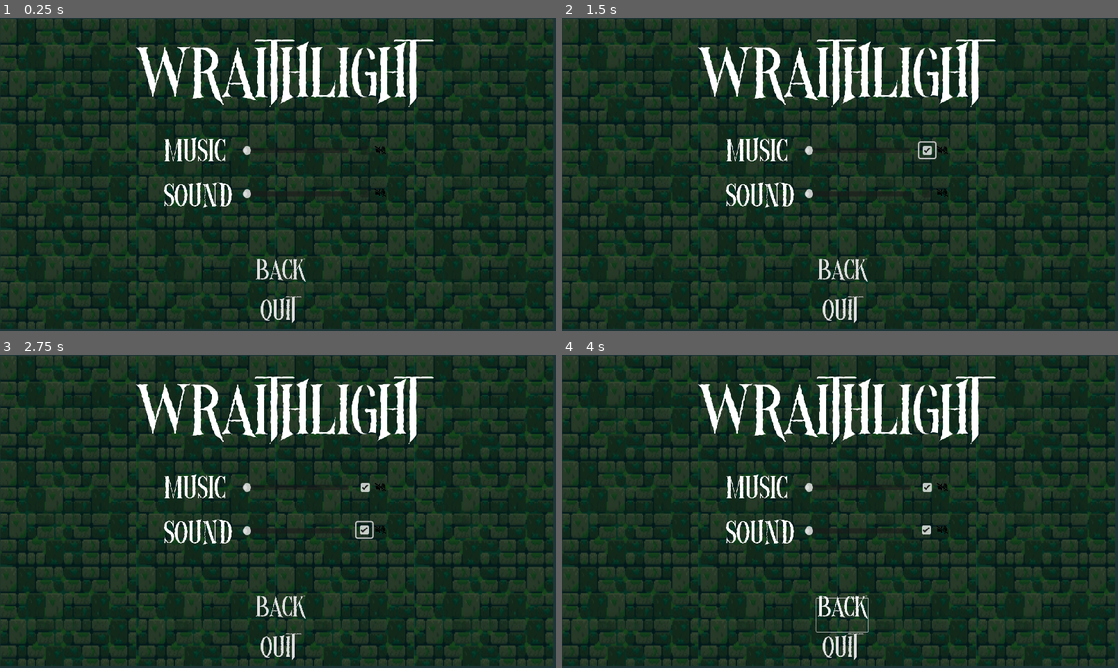
Above: before the commit, frames 1-4 (two rows, left to right).
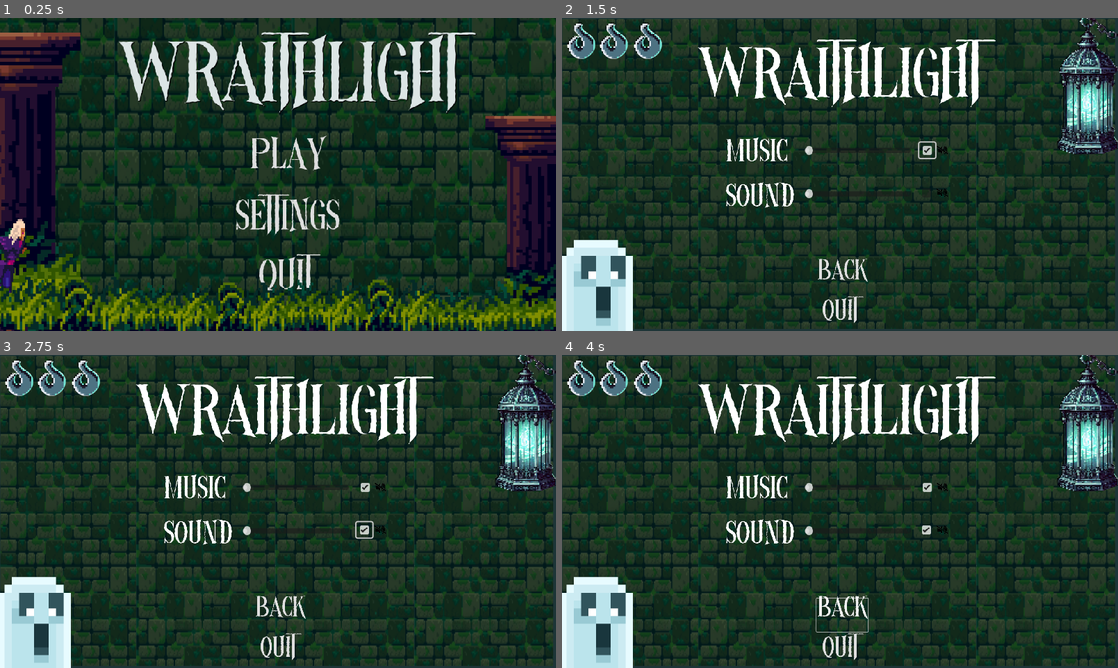
Above: after the commit, the same moments.

Repository: jnbaum/wraithlight
Game: Godot game, scene res://Levels/control.tscn
Same seed, same stepped clock (60 frames per second), same inputs: the game is played once before the commit and once after it. Before the commit the project starts from res://settings.tscn.
Inputs (mouse positions are in pixels of both pictures, inside the frame that each line leads up to):
- Up to frame 1 (0.25 s): no input
- Up to frame 2 (1.5 s): click (851, 227) at 0.5 s, where only the run after the commit has a clickable "Settings"; click (928, 149) at 1.25 s
- Up to frame 3 (2.75 s): click (366, 530) at 2 s
- Up to frame 4 (4 s): click "Back" at 2.75 s; hold D (move_right) from 3.53 s (still down)

The runs differ from the first frame. In frame 1, 52% of the frame differs, in the area x 0-100%, y 0-100%; in frame 2, 7.6%; in frame 3, 7.6%; in frame 4, 7.6%.

Commit message:
Added more assets, more work finished on pause menu. Set openign scene.

Diff:
--- a/Levels/control.tscn
+++ b/Levels/control.tscn
@@ -67,6 +67,21 @@
 "name": &"default",
 "speed": 10.0
 }]
+
+[sub_resource type="Animation" id="Animation_ouefj"]
+length = 0.001
+tracks/0/type = "value"
+tracks/0/imported = false
+tracks/0/enabled = true
+tracks/0/path = NodePath("..:position")
+tracks/0/interp = 1
+tracks/0/loop_wrap = true
+tracks/0/keys = {
+"times": PackedFloat32Array(0),
+"transitions": PackedFloat32Array(1),
+"update": 0,
+"values": [Vector2(0, 0)]
+}
 
 [sub_resource type="Animation" id="Animation_h3p32"]
 resource_name = "new_animation"
@@ -84,21 +99,6 @@
 "values": [Vector2(0, 0), Vector2(1300, 0)]
 }
 
-[sub_resource type="Animation" id="Animation_ouefj"]
-length = 0.001
-tracks/0/type = "value"
-tracks/0/imported = false
-tracks/0/enabled = true
-tracks/0/path = NodePath("..:position")
-tracks/0/interp = 1
-tracks/0/loop_wrap = true
-tracks/0/keys = {
-"times": PackedFloat32Array(0),
-"transitions": PackedFloat32Array(1),
-"update": 0,
-"values": [Vector2(0, 0)]
-}
-
 [sub_resource type="AnimationLibrary" id="AnimationLibrary_ujc27"]
 _data = {
 "RESET": SubResource("Animation_ouefj"),
--- a/project.godot
+++ b/project.godot
@@ -11,7 +11,7 @@
 [application]
 
 config/name="WraitlightPreview"
-run/main_scene="res://settings.tscn"
+run/main_scene="res://Levels/control.tscn"
 config/features=PackedStringArray("4.3", "Forward Plus")
 config/icon="res://icon.svg"
 
--- a/settings.tscn
+++ b/settings.tscn
@@ -1,9 +1,12 @@
-[gd_scene load_steps=5 format=3 uid="uid://bh32t266dnj1"]
+[gd_scene load_steps=8 format=3 uid="uid://bh32t266dnj1"]
 
 [ext_resource type="Texture2D" uid="uid://bqxnqdfsimxhw" path="res://Assets/Background2.png" id="1_4250a"]
 [ext_resource type="Script" path="res://settings.gd" id="1_qhr8d"]
 [ext_resource type="FontFile" uid="uid://dsl5awgy80aev" path="res://NightsideDemoRegular.ttf" id="2_xknt6"]
 [ext_resource type="Texture2D" uid="uid://03810icbqeyi" path="res://Assets/Mute.png" id="3_bebjg"]
+[ext_resource type="Texture2D" uid="uid://c4gngypghbtow" path="res://Assets/Lantern.png" id="6_d6cgm"]
+[ext_resource type="Texture2D" uid="uid://cfgsqp01w68vl" path="res://Ghost_Download/000.png" id="6_msqgc"]
+[ext_resource type="Texture2D" uid="uid://cjw2h58cu52sj" path="res://Assets/Flame(1).png" id="7_lsh0n"]
 
 [node name="Node2D" type="Node2D"]
 script = ExtResource("1_qhr8d")
@@ -41,6 +44,7 @@
 text = "Music"
 
 [node name="MusicSlider" type="HSlider" parent="Music"]
+layout_mode = 0
 offset_left = 272.0
 offset_top = 5.0
 offset_right = 463.0
@@ -48,6 +52,7 @@
 scale = Vector2(1.92, 2.2)
 
 [node name="CheckBox" type="CheckBox" parent="Music"]
+layout_mode = 0
 offset_left = 668.0
 offset_right = 692.0
 offset_bottom = 24.0
@@ -88,6 +93,7 @@
 text = "Sound"
 
 [node name="SoundSlider2" type="HSlider" parent="Sound"]
+layout_mode = 0
 offset_left = 272.0
 offset_top = -3.05176e-05
 offset_right = 463.0
@@ -95,6 +101,7 @@
 scale = Vector2(1.92, 2.2)
 
 [node name="CheckBox2" type="CheckBox" parent="Sound"]
+layout_mode = 0
 offset_left = 665.0
 offset_top = -8.0
 offset_right = 689.0
@@ -109,5 +116,29 @@
 [node name="DirectionalLight2D" type="DirectionalLight2D" parent="."]
 color = Color(0, 0, 0, 1)
 
+[node name="Node2D" type="Node2D" parent="."]
+
+[node name="000" type="Sprite2D" parent="."]
+position = Vector2(-830, 482)
+scale = Vector2(25.4853, 26.8929)
+texture = ExtResource("6_msqgc")
+
+[node name="Lantern" type="Sprite2D" parent="."]
+position = Vector2(876, -311.625)
+scale = Vector2(0.329722, 0.3054)
+texture = ExtResource("6_d6cgm")
+
+[node name="Life1" type="Sprite2D" parent="."]
+position = Vector2(-662, -461)
+texture = ExtResource("7_lsh0n")
+
+[node name="Life2" type="Sprite2D" parent="."]
+position = Vector2(-892, -461)
+texture = ExtResource("7_lsh0n")
+
+[node name="Life3" type="Sprite2D" parent="."]
+position = Vector2(-780, -461)
+texture = ExtResource("7_lsh0n")
+
 [connection signal="pressed" from="Button" to="." method="_on_button_pressed"]
 [connection signal="pressed" from="Quit" to="." method="_on_quit_pressed"]
Binary file added: Assets/Flame(1).png
Not shown, added: Assets/Flame(1).png.import
Binary file changed: Assets/Lantern.png
Binary file added: Ghost_Download/000.png
Not shown, added: Ghost_Download/000.png.import
Not shown, added: enemies/Evil Wizard 3/License.txt
Binary file added: enemies/Evil Wizard 3/Sprites/Attack.png
Not shown, added: enemies/Evil Wizard 3/Sprites/Attack.png.import
Binary file added: enemies/Evil Wizard 3/Sprites/Death.png
Not shown, added: enemies/Evil Wizard 3/Sprites/Death.png.import
Binary file added: enemies/Evil Wizard 3/Sprites/Fall.png
Not shown, added: enemies/Evil Wizard 3/Sprites/Fall.png.import
(and 49 more such lines)
